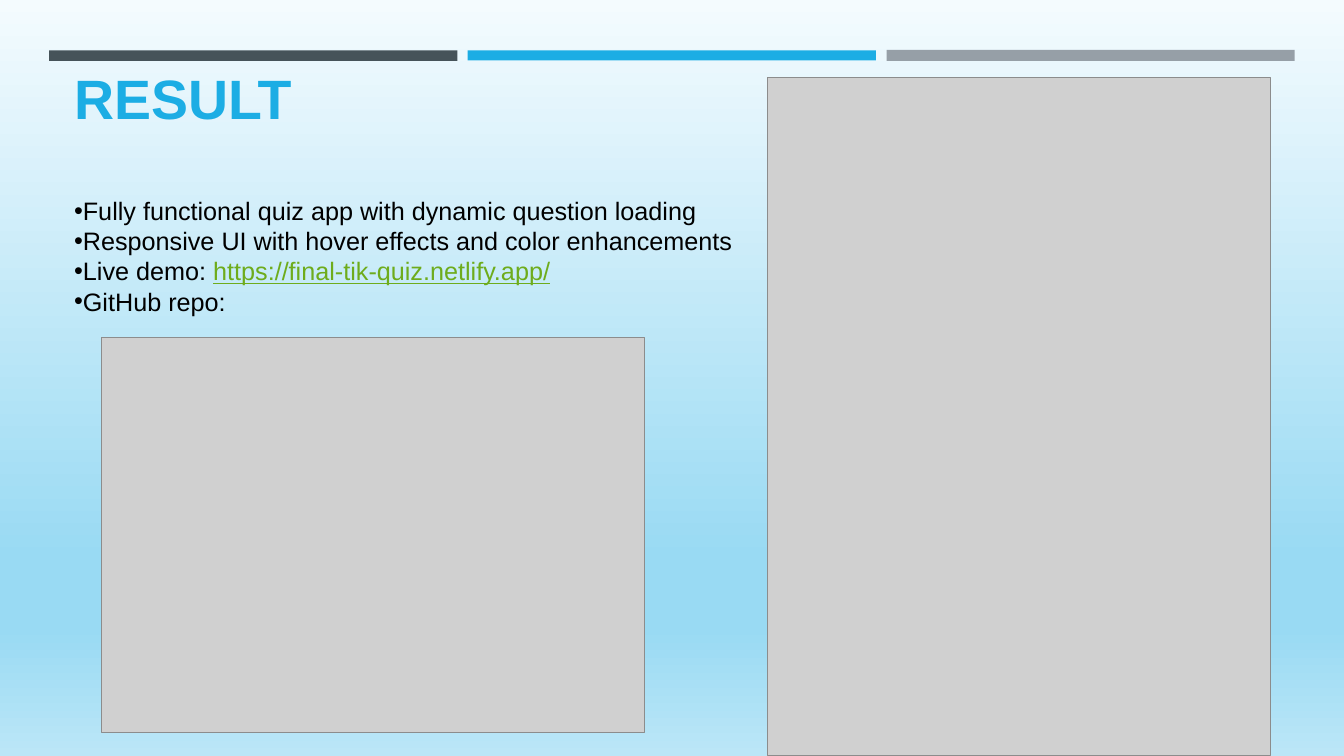
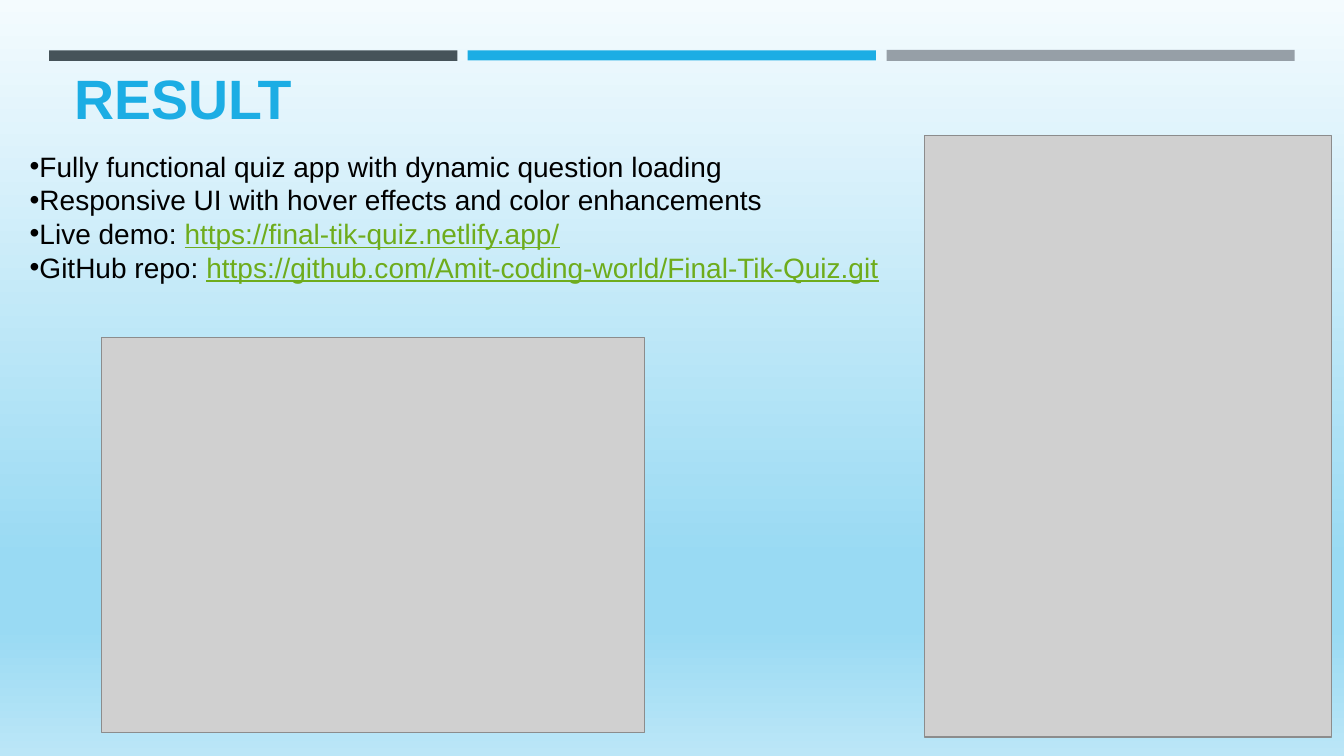
Before and after one commit to Amit-coding-world/Final-Tik-Quiz, a slide deck: slide 6 of final tik ppt.pptx. Drawn at 1344x756 pixels with LibreOffice and Linux fonts; fonts in the diff are those of the drawing; grey boxes stand for pictures; background and template pictures are left out. Boxes give left, top, right and bottom in pixels: in the first picture for what was removed or moved away, otherwise in the second. Text is boxed around its words. In the diff, an @@ line names an element or a change of style, - is before the commit and + after.

```diff
--- a/final tik ppt.pptx
+++ b/final tik ppt.pptx
@@ text "Fully functional quiz app with ..." moved from (x1=74, y1=201, x2=732, y2=316) to (x1=30, y1=156, x2=878, y2=283) @@
@@ picture resized from (x1=767, y1=78, x2=1270, y2=756) to (x1=925, y1=136, x2=1332, y2=737) @@
@@ text at (x1=30, y1=156, x2=762, y2=249): size 18 to 20 pt in "Fully functional quiz app with dynamic question ...", "Responsive UI with hover effects and color ...", "Live demo: https://final-tik-quiz.netlify.app/" @@
@@ text at (x1=30, y1=257, x2=878, y2=283): text changed; size 18 to 20 pt; text colour #000000 to #6EAC1C @@
-• GitHub repo:
+• GitHub repo: https://github.com/Amit-coding-world/Final-Tik-Quiz.git
```
Also in this commit, not shown: 1 other slide changed, 1 other file.
